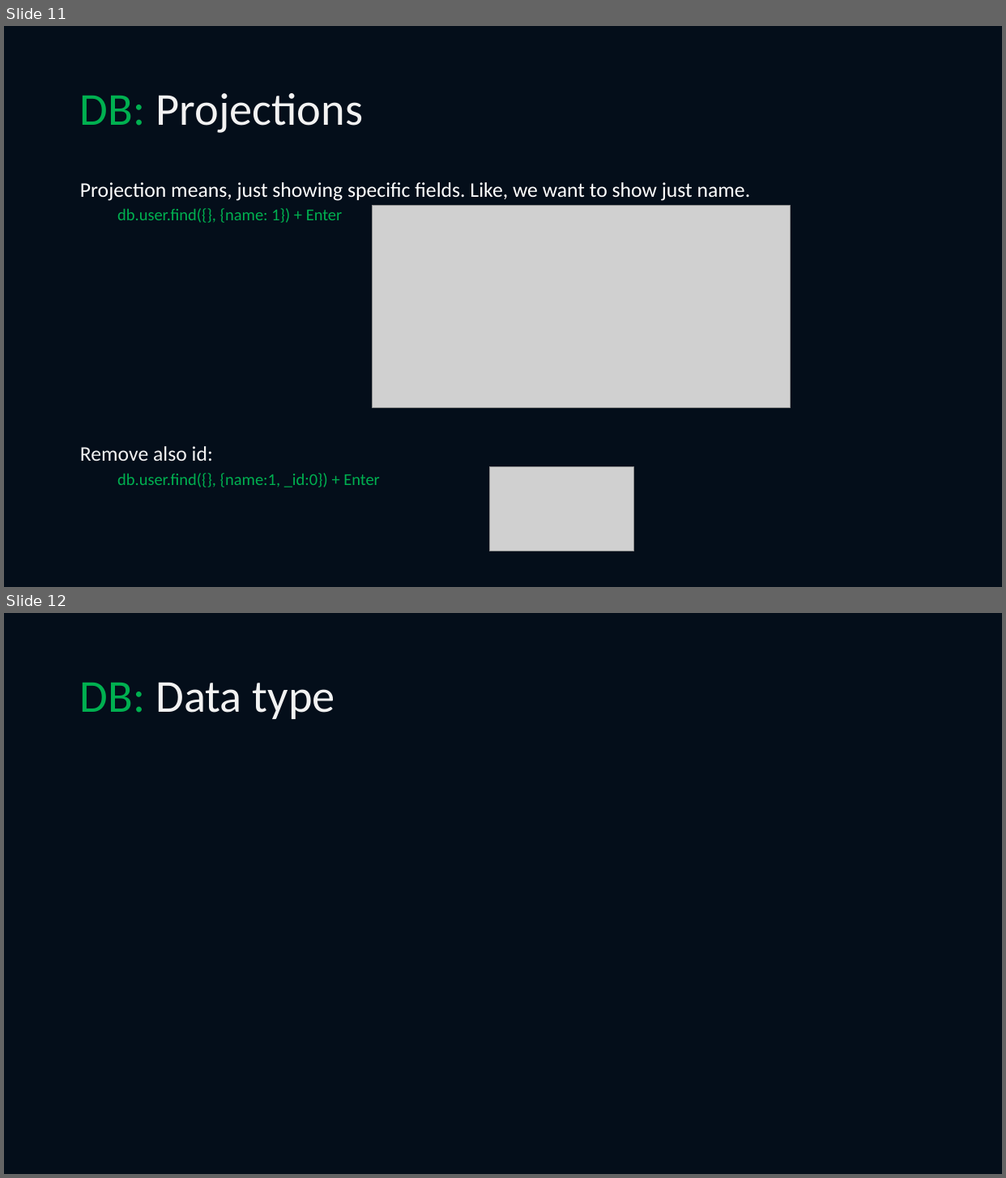
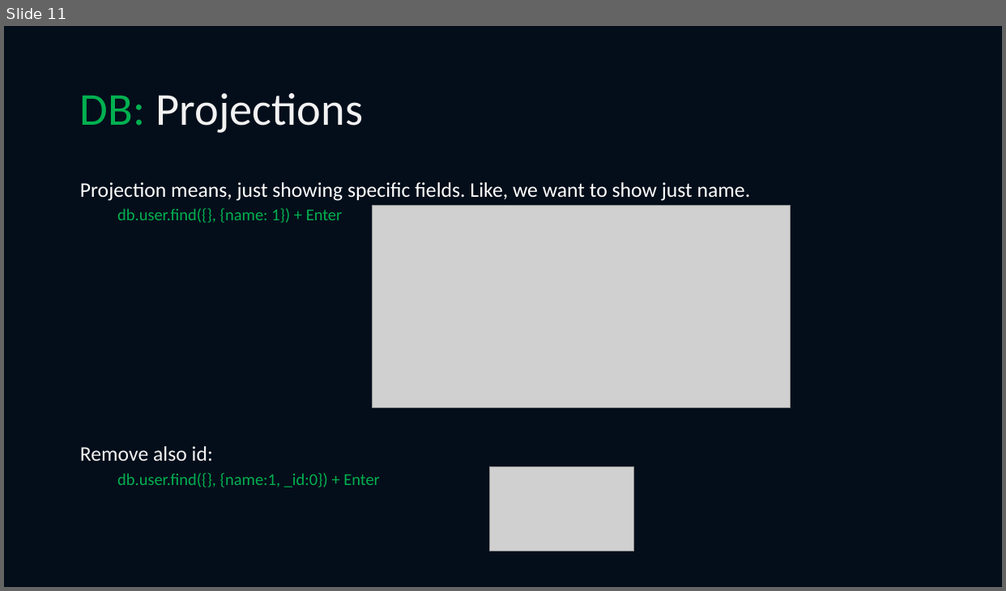
Before and after one commit to noyon674/MongoDB-Tutorial, a slide deck: MongoDB.pptx. Shown one above the other, each under a label of ours: slides 11 and 12 before the commit, slide 11 after it. The pictures are 1006x1178 and 1006x591 pixels, drawn with LibreOffice and Linux fonts; fonts in the diff are those of the drawing; grey boxes stand for pictures. Boxes give left, top, right and bottom in pixels: in the first picture for what was removed or moved away, otherwise in the second. Text is boxed around its words. In the diff, an @@ line names an element or a change of style, - is before the commit and + after.

```diff
--- a/MongoDB.pptx
+++ b/MongoDB.pptx
@@ slide 12 removed at box(4, 613, 1002, 1174), background #040E1A @@
@@ title removed at box(80, 682, 335, 719) @@
-DB: Data type
```
Also in this commit, not shown: 2 slides added, 1 other file.
